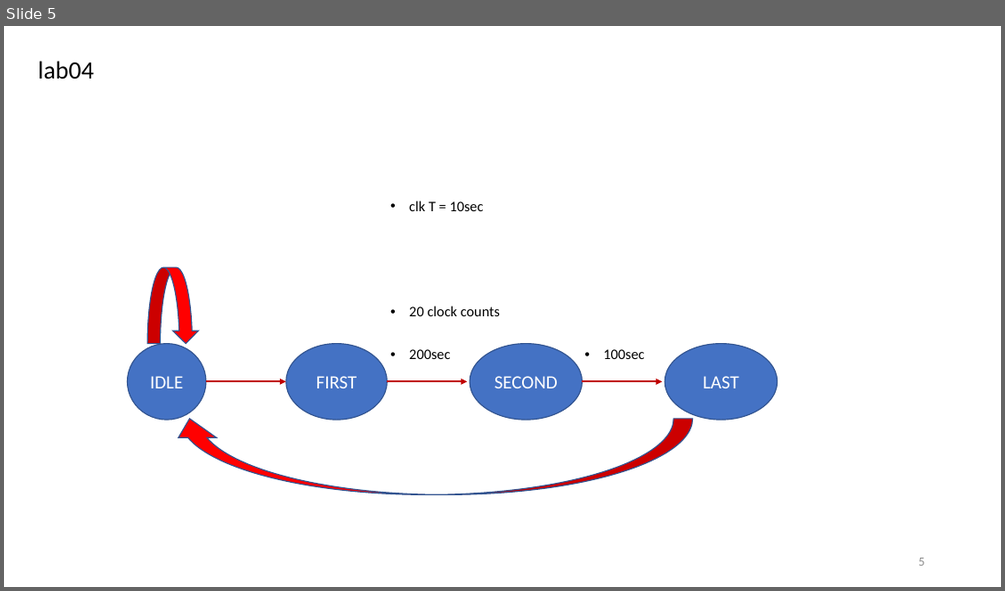
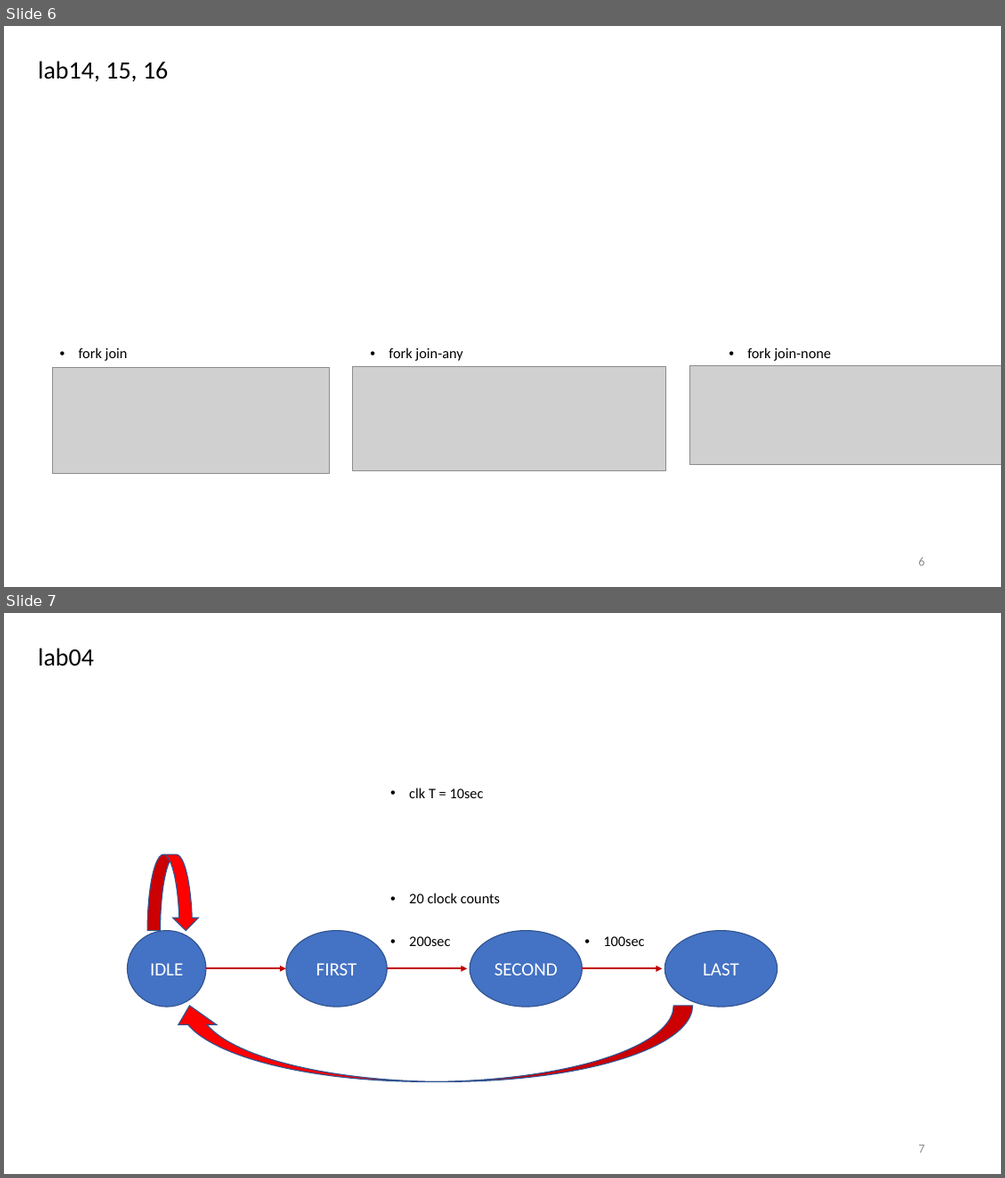
Before and after one commit to r06942072/study_sv, a slide deck: note.pptx. Shown one above the other, each under a label of ours: slide 5 before the commit, slides 6 and 7 after it. The pictures are 1005x591 and 1005x1178 pixels, drawn with LibreOffice and Linux fonts; fonts in the diff are those of the drawing; grey boxes stand for pictures. Boxes give left, top, right and bottom in pixels: in the first picture for what was removed or moved away, otherwise in the second. Text is boxed around its words. In the diff, an @@ line names an element or a change of style, - is before the commit and + after.

```diff
--- a/note.pptx
+++ b/note.pptx
@@ slide 6 added at <box>4,26,1001,587</box>, background #FFFFFF @@
@@ title added at <box>38,61,168,82</box>, 24 pt, text #000000 @@
+lab14, 15, 16
@@ picture added at <box>53,367,330,473</box> @@
@@ text added at <box>79,347,128,361</box>, 14 pt, text #000000 @@
+• fork join
@@ picture added at <box>353,366,666,471</box> @@
@@ text added at <box>388,347,462,361</box>, 14 pt, text #000000 @@
+• fork join-any
@@ picture added at <box>689,365,1001,464</box> @@
@@ text added at <box>747,347,831,361</box>, 14 pt, text #000000 @@
+• fork join-none
@@ page number added at <box>918,557,924,565</box>, 12 pt, text #8C8C8C @@
+6
@@ what was slide 5 is now slide 7 @@
@@ page number at <box>918,1144,924,1152</box>: text changed @@
-5
+7
```
Also in this commit, not shown: 5 other slides added, 4 slides removed, 6 other files.
